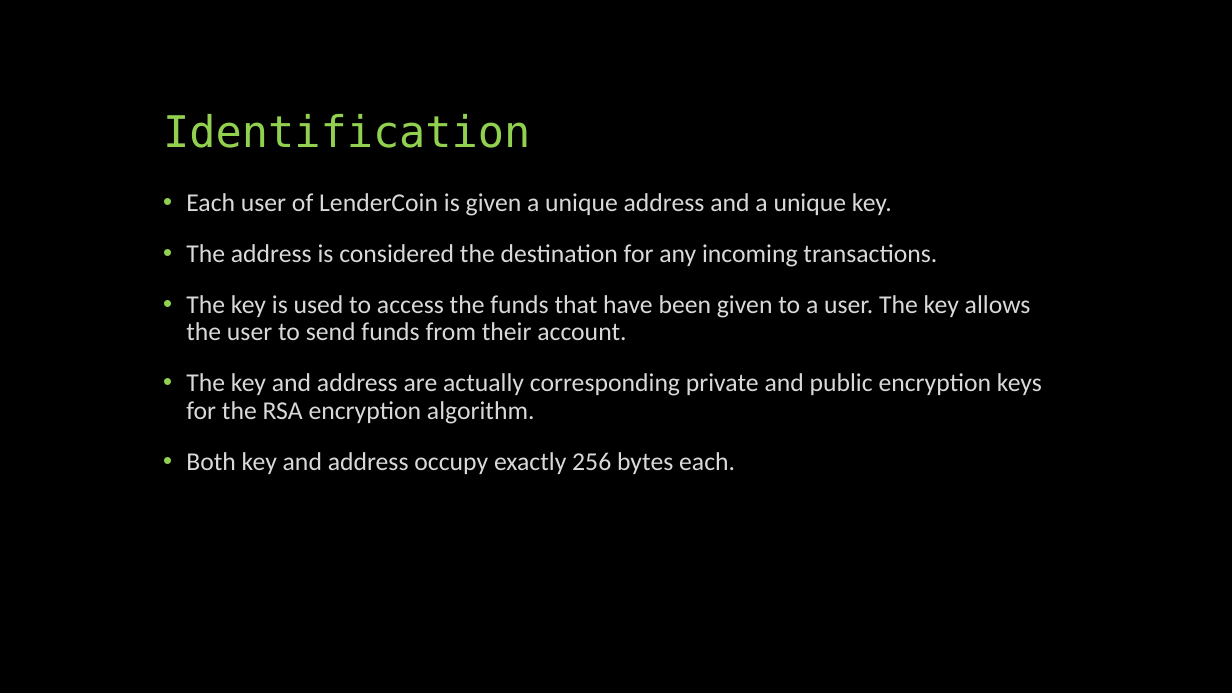
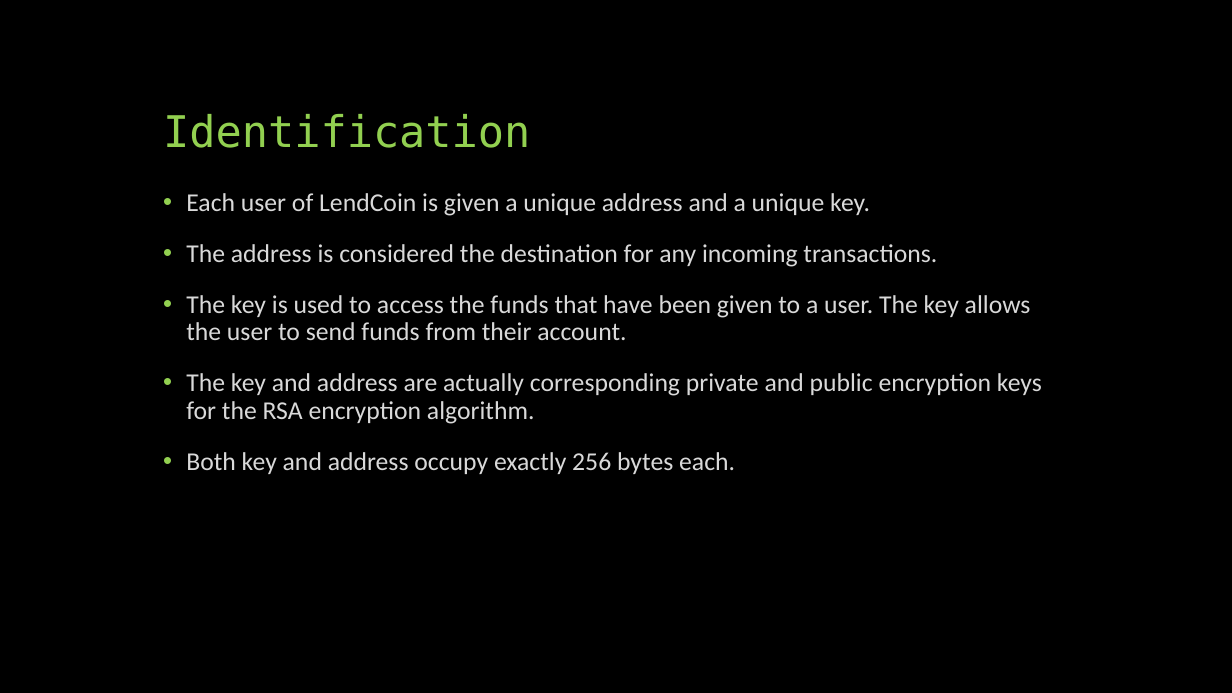
Before and after one commit to cowboy63/LendCoin, a slide deck: slide 5 of LendCoin.pptx. Drawn at 1232x693 pixels with LibreOffice and Linux fonts; fonts in the diff are those of the drawing. Boxes give left, top, right and bottom in pixels: in the first picture for what was removed or moved away, otherwise in the second. Text is boxed around its words. In the diff, an @@ line names an element or a change of style, - is before the commit and + after.

Commit message:
"LoanerCoin" instead of "LoanCoin"

```diff
--- a/LendCoin.pptx
+++ b/LendCoin.pptx
@@ text at [186, 193, 870, 216]: text changed @@
-• Each user of LenderCoin is given a unique address and a unique key.
+• Each user of LendCoin is given a unique address and a unique key.
```
Also in this commit, not shown: 3 other slides changed.
